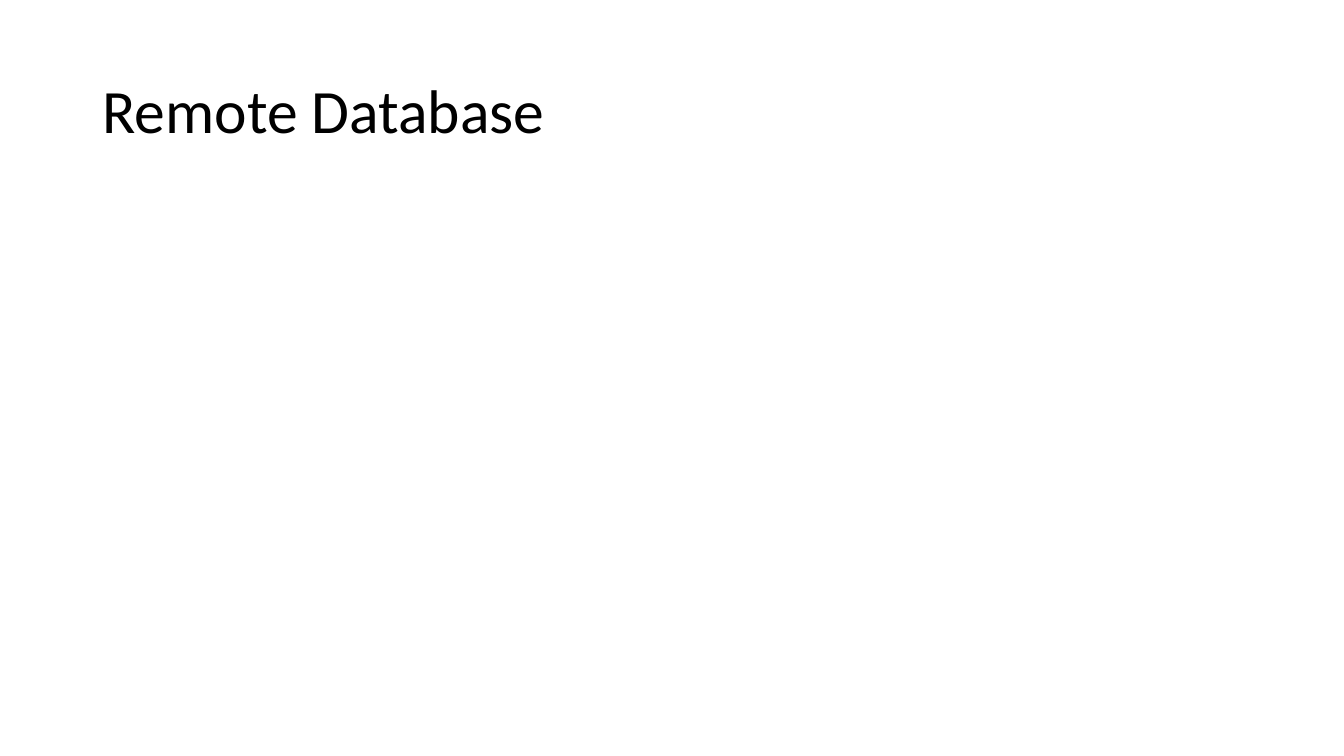
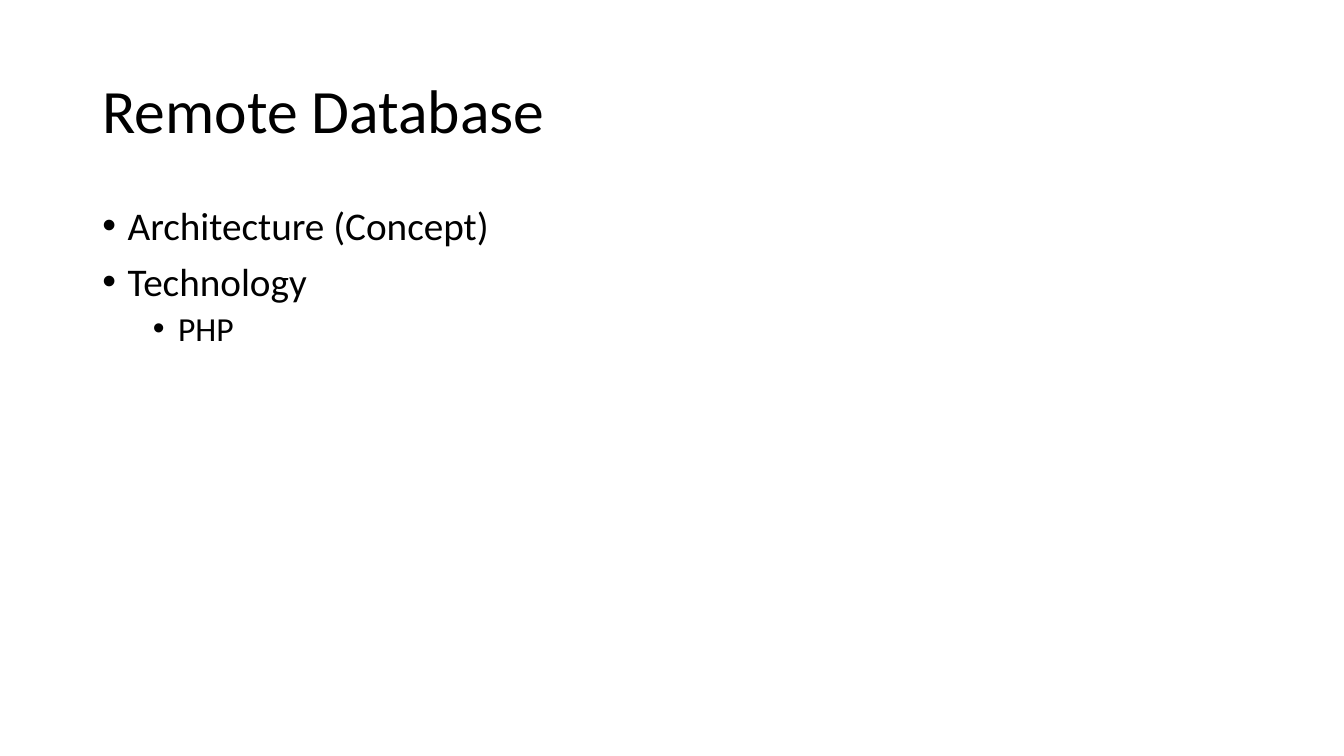
Before and after one commit to Nadzmi-Freelance/Android-Training, a slide deck: slide 3 of presentation/extra.pptx. Drawn at 1344x756 pixels with LibreOffice and Linux fonts; fonts in the diff are those of the drawing. Boxes give left, top, right and bottom in pixels: in the first picture for what was removed or moved away, otherwise in the second. Text is boxed around its words. In the diff, an @@ line names an element or a change of style, - is before the commit and + after.

```diff
--- a/presentation/extra.pptx
+++ b/presentation/extra.pptx
@@ text added at bbox=[128, 211, 488, 341], 28 pt, text #000000 @@
+• Architecture (Concept)
+• Technology
+  • PHP
```
Also in this commit, not shown: 1 other slide changed, 11 other files.
